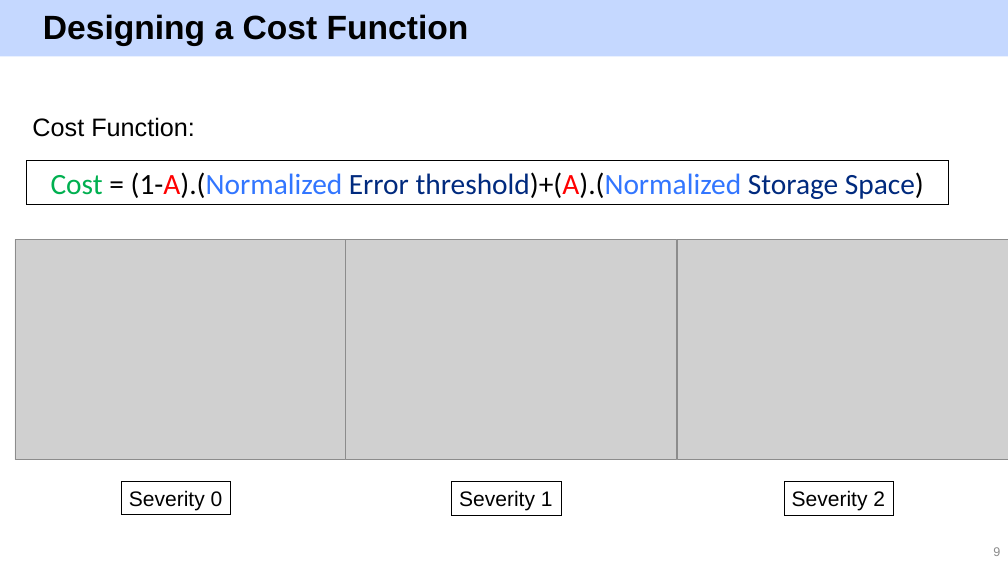
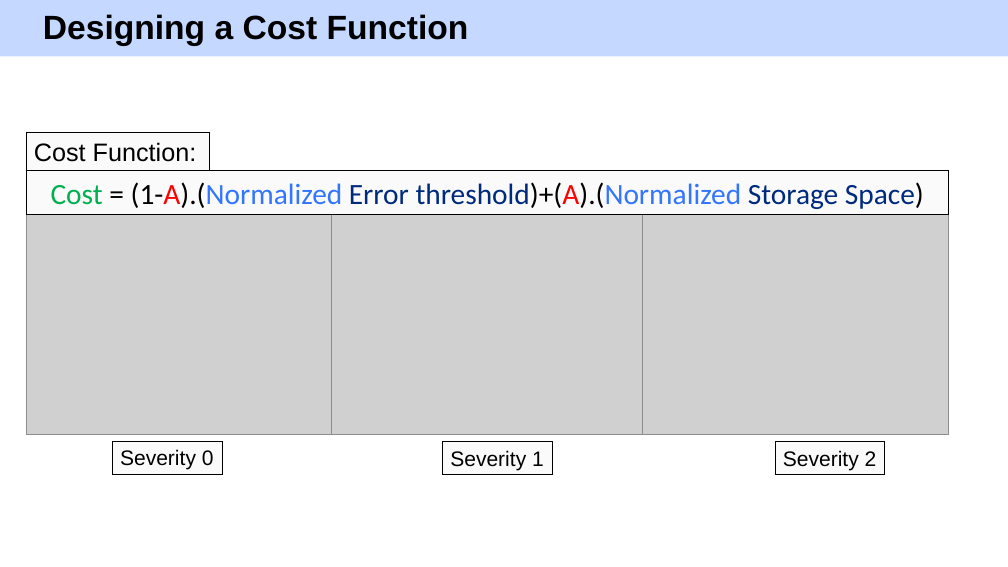
Before and after one commit to nithishkgnani/nithishkgnani.github.io, a slide deck: slide 7 of static/img/aiot/aiot-content.pptx (slide 9 before the commit). Drawn at 1008x567 pixels with LibreOffice and Linux fonts; fonts in the diff are those of the drawing; grey boxes stand for pictures. Boxes give left, top, right and bottom in pixels: in the first picture for what was removed or moved away, otherwise in the second. Text is boxed around its words. In the diff, an @@ line names an element or a change of style, - is before the commit and + after.

```diff
--- a/static/img/aiot/aiot-content.pptx
+++ b/static/img/aiot/aiot-content.pptx
@@ rectangle "Cost Function:": place and size @@
-rectangle "Cost Function:" at (32, 117, 195, 137)
+rectangle "Cost Function:" at (26, 133, 209, 171)
@@ rectangle "Cost Function:" at (26, 133, 209, 171): fill none to #FAFAFA; outline none to #000000 0.75 pt @@
@@ rectangle "Cost = (1-A).(Normalized Error threshold)+(A).(Normalized ...": place and size @@
-rectangle "Cost = (1-A).(Normalized Error threshold)+(A).(Normalized ..." at (26, 161, 948, 204)
+rectangle "Cost = (1-A).(Normalized Error threshold)+(A).(Normalized ..." at (26, 171, 948, 214)
@@ picture: place and size @@
-picture at (15, 240, 346, 461)
+picture at (26, 214, 351, 435)
@@ picture: place and size @@
-picture at (346, 240, 676, 461)
+picture at (331, 214, 662, 435)
@@ picture: place and size @@
-picture at (678, 240, 1008, 461)
+picture at (643, 214, 948, 435)
@@ fill none to #FAFAFA in 4 elements at (26, 171, 948, 214), (443, 442, 553, 475), (113, 441, 222, 474), (775, 442, 885, 475) @@
@@ 3 rectangles: place and size @@
-3 rectangles at (122, 482, 894, 516)
+3 rectangles at (113, 441, 885, 475)
@@ page number removed at (993, 547, 1000, 556) @@
-9
```
Also in this commit, not shown: 12 other slides changed, 2 slides removed, 21 other files.
